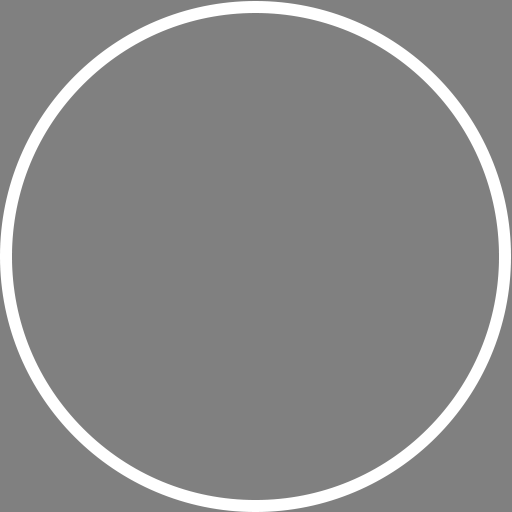
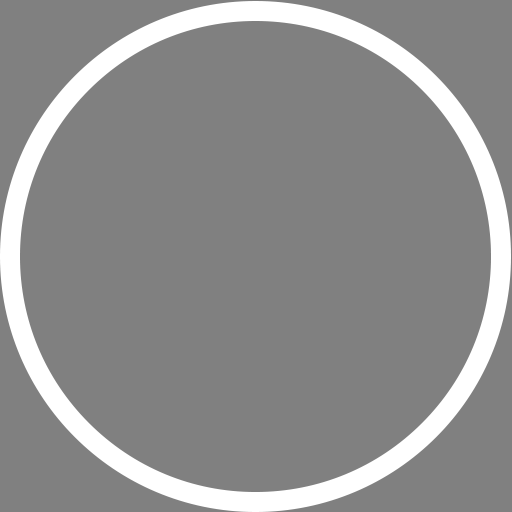
Before/after of a (512, 512) layered artwork. What changed in the layer stack:
painted on "Эллипс 1 копия" over 12, 13, 499, 500
